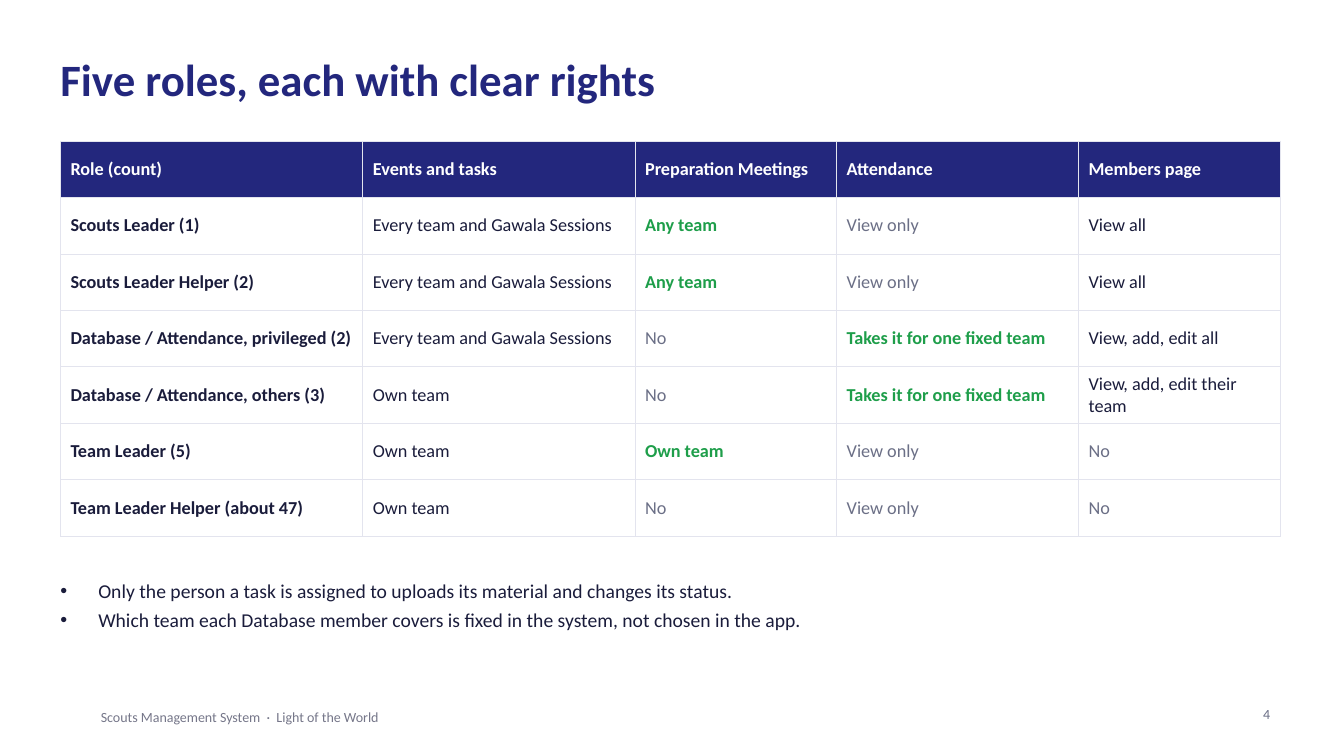
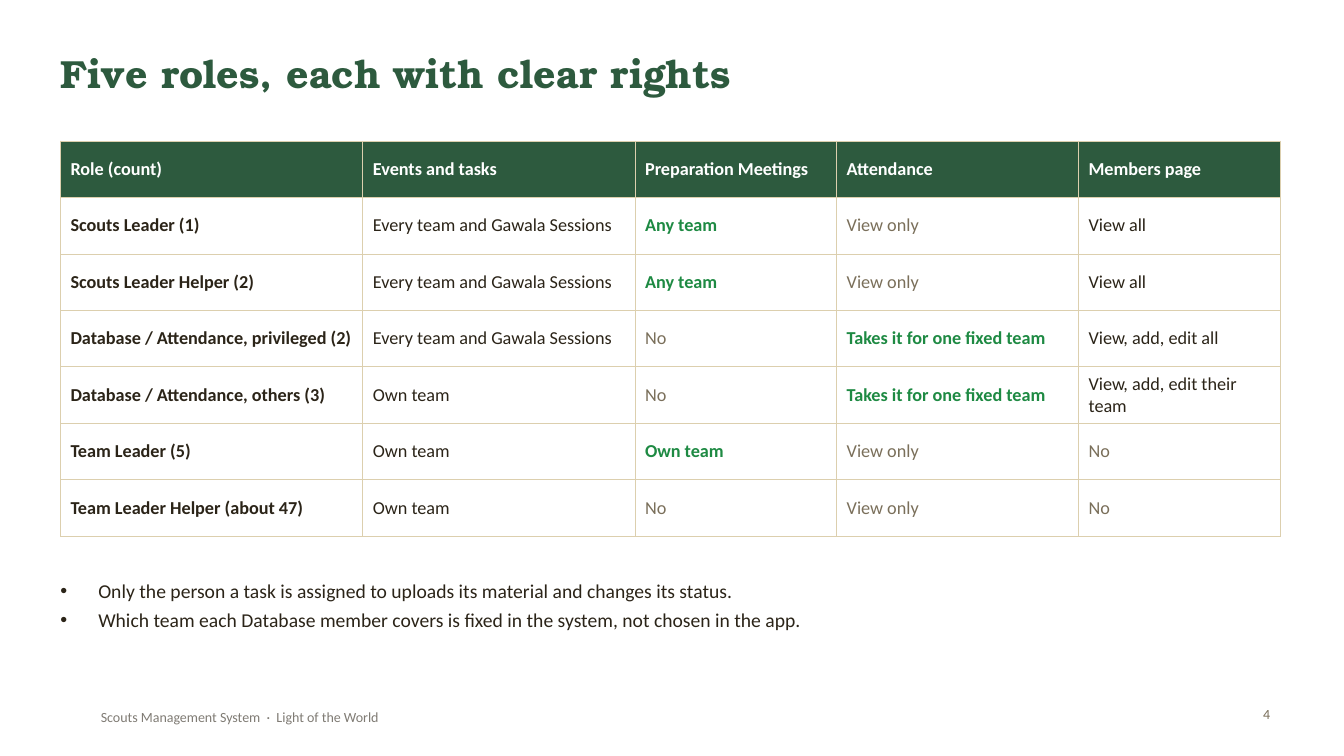
Before and after one commit to SamuelAtef123/Scouts-Management-System-Web-App, a slide deck: slide 4 of docs/Scouts-Project-Presentation.pptx. Drawn at 1344x756 pixels with LibreOffice and Linux fonts; fonts in the diff are those of the drawing; background and template pictures are left out. Boxes give left, top, right and bottom in pixels: in the first picture for what was removed or moved away, otherwise in the second. Text is boxed around its words. In the diff, an @@ line names an element or a change of style, - is before the commit and + after.

Commit message:
Restyle the report and presentation in the scout field-kit theme
- New screenshots of the app in the new design
- PDF: canvas and khaki, forest green, stitched badges and cards, rope dividers,
  torn-paper cover with map lines, slab headings
- Presentation: same theme with map-line background, rope dividers,
  stitched cards and badges, Rockwell headings

```diff
--- a/docs/Scouts-Project-Presentation.pptx
+++ b/docs/Scouts-Project-Presentation.pptx
@@ title "Five roles, each with clear ..." at [60,58,731,98]: size 32 to 28 pt, font Calibri to TeX Gyre Bonum, text colour #23277D to #2D5A3E @@
@@ table at [60,141,1280,521] @@
@@ fill #23277D to #2D5A3E in row 1 @@
@@ text colour #1A1C3B to #2B2418 in "Scouts Leader (1)", "Every team and Gawala Sessions", "View all", "Scouts Leader Helper (2)" and 12 more places @@
@@ text colour #1E9E4A to #1E8A43 in "Any team", "Any team", "Takes it for one fixed team", "Takes it for one fixed team" and 1 more places @@
@@ text colour #6B6F86 to #7A6F5A in "View only", "View only", "No", "No" and 5 more places @@
@@ borders changed @@
@@ text "Only the person a task ..." at [98,584,800,630]: text colour #1A1C3B to #2B2418 @@
@@ text "Scouts Management System · Light ..." at [101,712,379,725]: text colour #1A1C3B at 60% opacity to #2B2418 at 60% opacity @@
@@ page number at [1263,710,1270,719]: text colour #6B6F86 to #7A6F5A @@
```
Also in this commit, not shown: 13 other slides changed, 12 other files.
